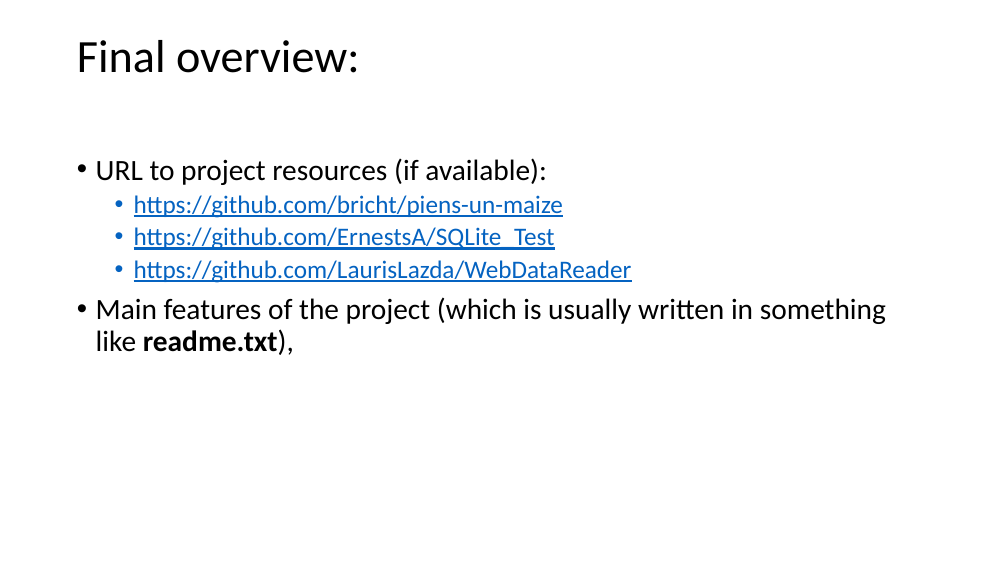
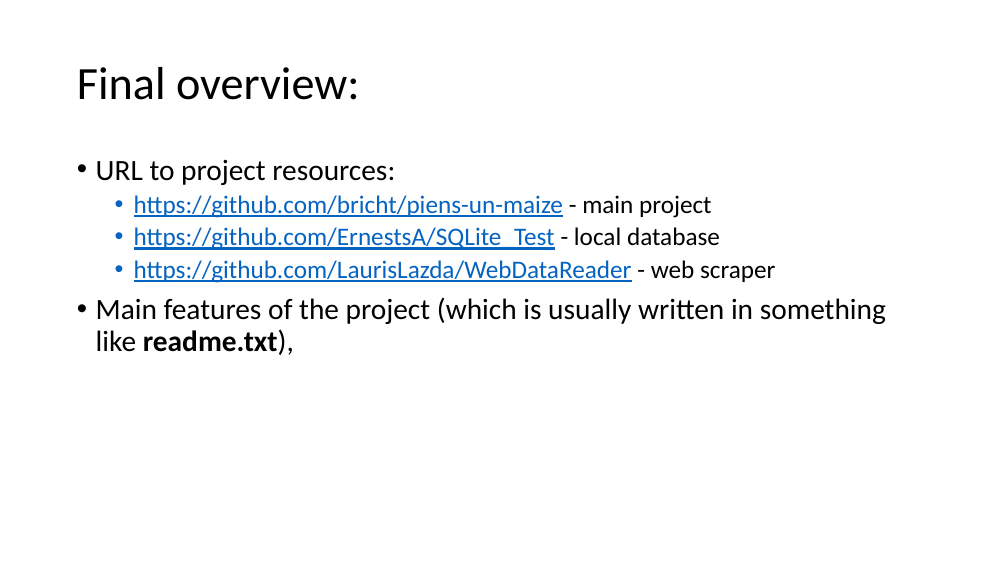
Before and after one commit to bricht/piens-un-maize, a slide deck: slide 6 of presentation/MilknBread.pptx. Drawn at 1008x567 pixels with LibreOffice and Linux fonts; fonts in the diff are those of the drawing. Boxes give left, top, right and bottom in pixels: in the first picture for what was removed or moved away, otherwise in the second. Text is boxed around its words. In the diff, an @@ line names an element or a change of style, - is before the commit and + after.

```diff
--- a/presentation/MilknBread.pptx
+++ b/presentation/MilknBread.pptx
@@ title "Final overview:": place and size @@
-title "Final overview:" at (77,40,360,73)
+title "Final overview:" at (77,67,360,100)
@@ text at (96,159,775,283): text changed @@
-• URL to project resources (if available):
-  • https://github.com/bricht/piens-un-maize
-  • https://github.com/ErnestsA/SQLite_Test
-  • https://github.com/LaurisLazda/WebDataReader
+• URL to project resources:
+  • https://github.com/bricht/piens-un-maize - main project
+  • https://github.com/ErnestsA/SQLite_Test - local database
+  • https://github.com/LaurisLazda/WebDataReader - web scraper
```
Also in this commit, not shown: 3 other slides changed.
